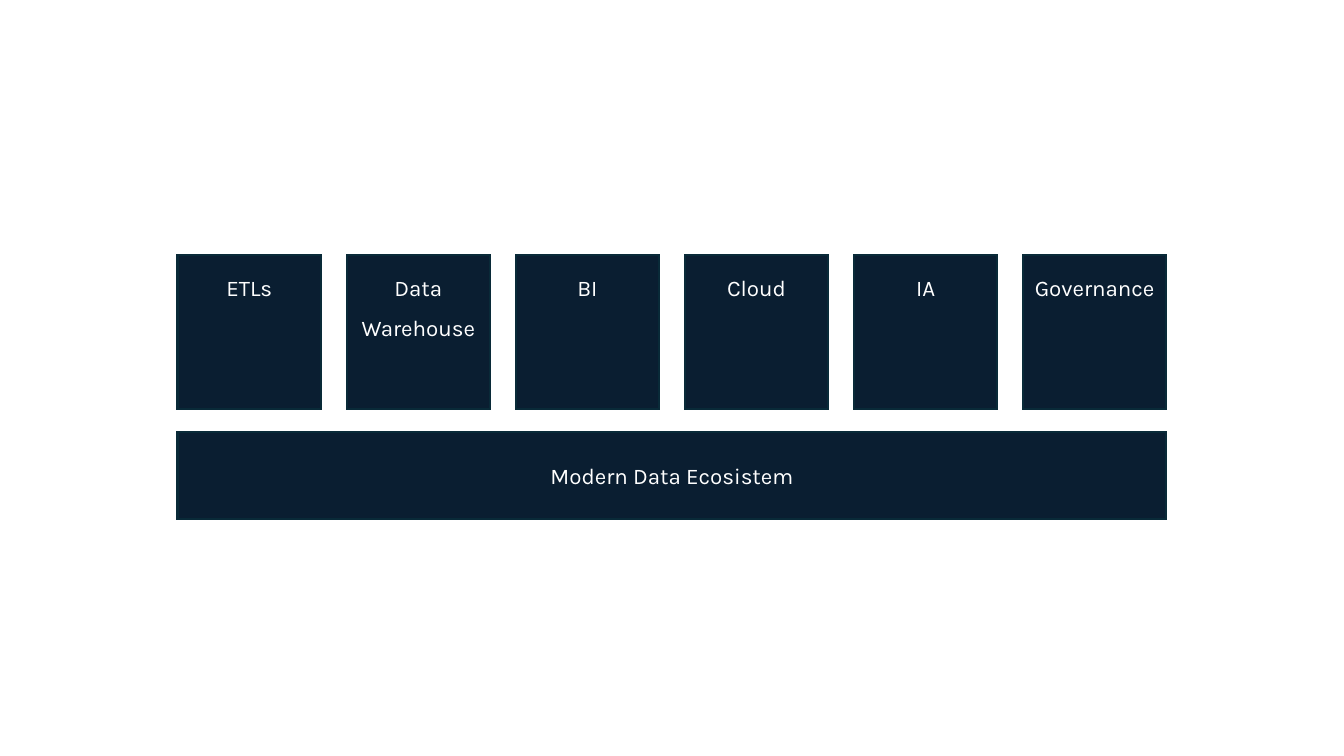
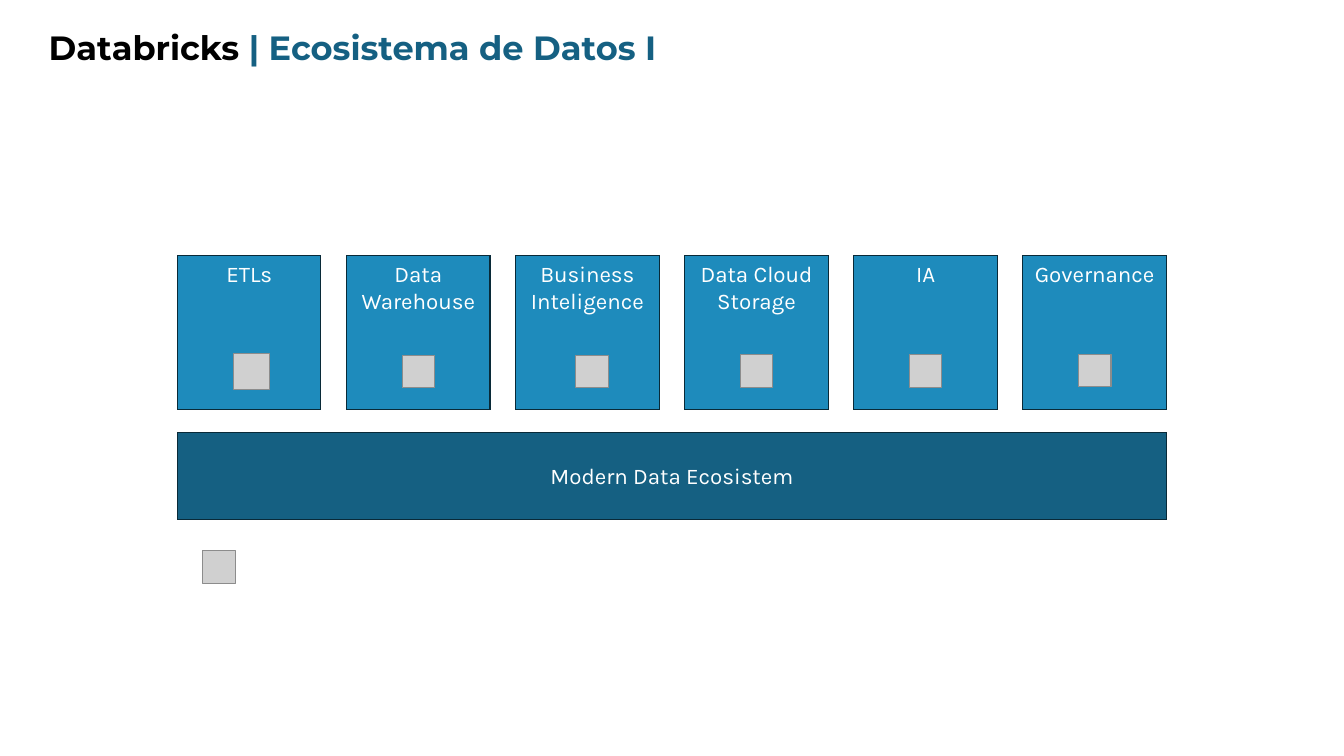
Before and after one commit to jmartinezceste/IEF_Course1_360degreesDatabricks, a slide deck: slide 7 of IEF_360deg_sesion1/Intro.pptx (slide 6 before the commit). Drawn at 1344x756 pixels with LibreOffice and Linux fonts; fonts in the diff are those of the drawing; grey boxes stand for pictures. Boxes give left, top, right and bottom in pixels: in the first picture for what was removed or moved away, otherwise in the second. Text is boxed around its words. In the diff, an @@ line names an element or a change of style, - is before the commit and + after.

```diff
--- a/IEF_360deg_sesion1/Intro.pptx
+++ b/IEF_360deg_sesion1/Intro.pptx
@@ text added at (x1=49, y1=33, x2=656, y2=61), 24 pt, text #156082, bold @@
+Databricks | Ecosistema de Datos I
@@ rectangle "Business Inteligence" at (x1=516, y1=255, x2=659, y2=409): fill #0B1E31 to #1E8BBC; outline #092A39 1.5 pt to #092A39 0.75 pt @@
@@ text in rectangle at (x1=531, y1=266, x2=644, y2=315): text changed @@
-BI
+Business Inteligence
@@ rectangle "Data Cloud Storage" at (x1=685, y1=255, x2=828, y2=409): fill #0B1E31 to #1E8BBC; outline #092A39 1.5 pt to #092A39 0.75 pt @@
@@ text in rectangle at (x1=701, y1=266, x2=813, y2=315): text changed @@
-Cloud
+Data Cloud Storage
@@ line spacing 1.5 to 1; fill #0B1E31 to #1E8BBC; outline #092A39 1.5 pt to #092A39 0.75 pt in 4 elements at (x1=177, y1=255, x2=321, y2=409), (x1=347, y1=255, x2=490, y2=409), (x1=854, y1=255, x2=997, y2=409), (x1=1023, y1=255, x2=1167, y2=409) @@
@@ picture added at (x1=234, y1=354, x2=270, y2=390) @@
@@ picture added at (x1=402, y1=355, x2=435, y2=387) @@
@@ picture added at (x1=576, y1=355, x2=608, y2=387) @@
@@ picture added at (x1=740, y1=355, x2=772, y2=387) @@
@@ picture added at (x1=909, y1=355, x2=942, y2=387) @@
@@ picture added at (x1=1079, y1=355, x2=1111, y2=387) @@
@@ rectangle "Modern Data Ecosistem" at (x1=177, y1=433, x2=1167, y2=520): fill #0B1E31 to #156082; outline #092A39 1.5 pt to #092A39 0.75 pt @@
@@ picture added at (x1=203, y1=552, x2=235, y2=584) @@
```
Also in this commit, not shown: 5 other slides changed, 5 slides added, 1 slide removed.
